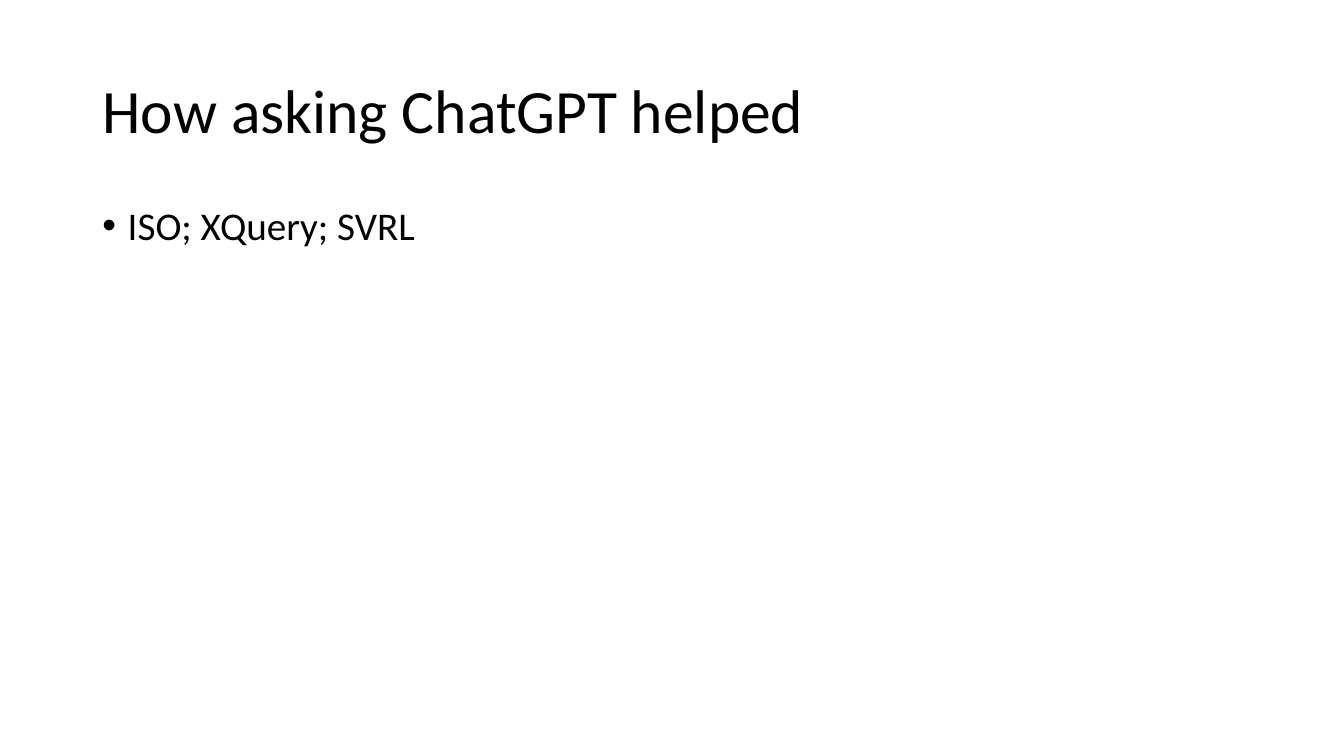
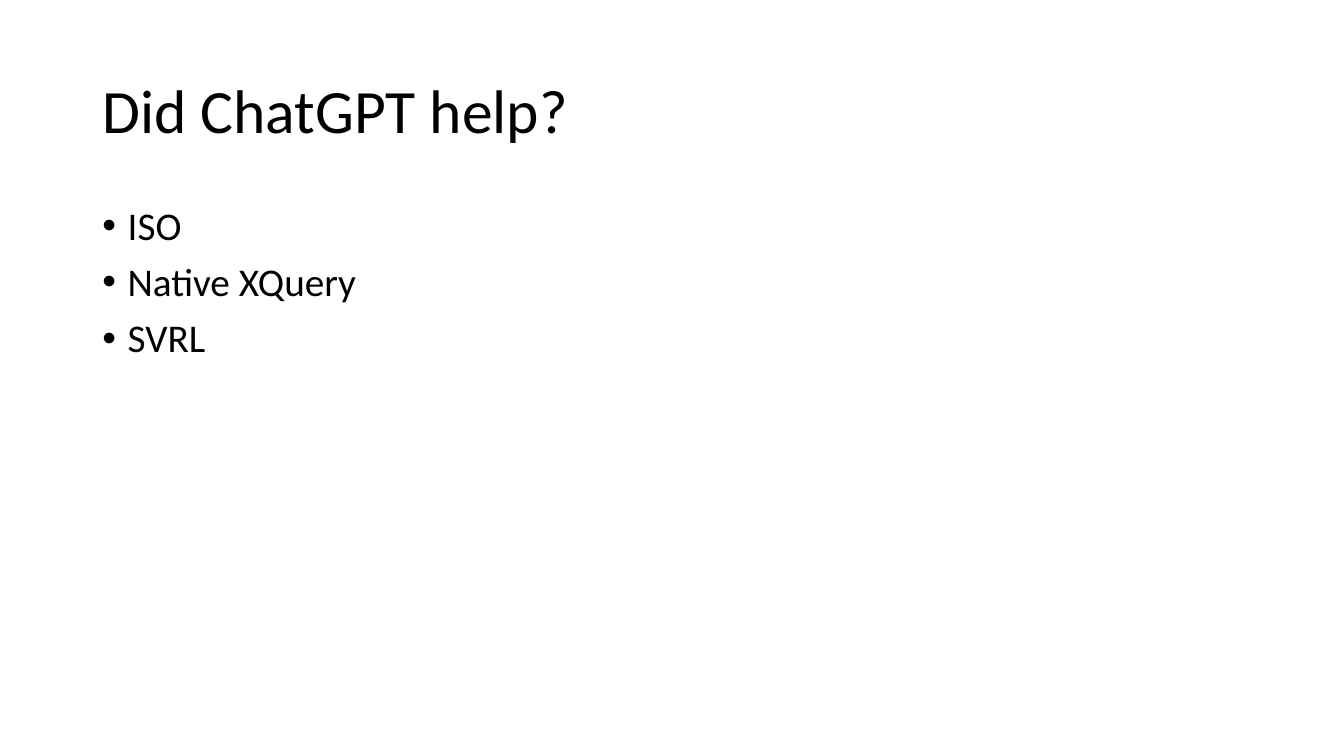
Before and after one commit to AndrewSales/XQS, a slide deck: slide 14 of Markup UK 2023 slides.pptx (slide 16 before the commit). Drawn at 1344x756 pixels with LibreOffice and Linux fonts; fonts in the diff are those of the drawing. Boxes give left, top, right and bottom in pixels: in the first picture for what was removed or moved away, otherwise in the second. Text is boxed around its words. In the diff, an @@ line names an element or a change of style, - is before the commit and + after.

```diff
--- a/Markup UK 2023 slides.pptx
+++ b/Markup UK 2023 slides.pptx
@@ title at [102, 90, 568, 143]: text changed @@
-How asking ChatGPT helped
+Did ChatGPT help?
@@ text at [128, 214, 356, 353]: text changed @@
-• ISO; XQuery; SVRL
+• ISO
+• Native XQuery
+• SVRL
```
Also in this commit, not shown: 4 other slides changed, 13 slides added, 1 slide removed.
